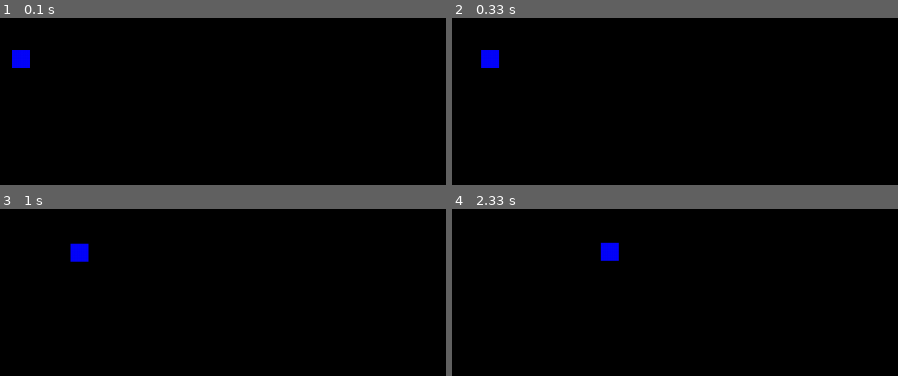
Above: before the commit, frames 1-4 (two rows, left to right).
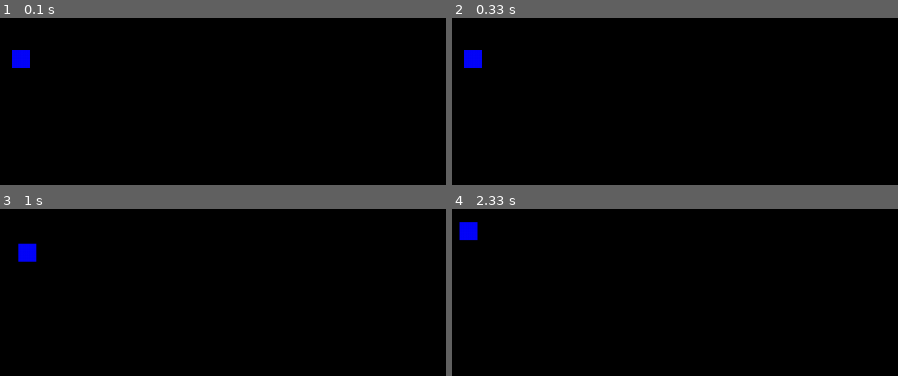
Above: after the commit, the same moments.

Repository: rukarangi/PygamePhysics
Game: pygame game, started from game.py
The game is run twice, just before and just after one commit, with the same random seed, the same clock (stepped at 60 frames per second) and the same inputs.
Inputs (mouse positions are in pixels of both pictures, inside the frame that each line leads up to):
- Up to frame 1 (0.1 s): no input
- Up to frame 2 (0.33 s): no input
- Up to frame 3 (1 s): press the mouse at (outside the picture) at 0.37 s; move the mouse to (outside the picture) at 0.47 s; release the mouse at (outside the picture) at 0.6 s; press the mouse at (outside the picture) at 0.7 s; move the mouse to (outside the picture) at 0.8 s; release the mouse at (338, 242) at 0.93 s
- Up to frame 4 (2.33 s): press the mouse at (outside the picture) at 1.03 s; move the mouse to (outside the picture) at 1.13 s; release the mouse at (outside the picture) at 1.27 s; press the mouse at (outside the picture) at 1.37 s; move the mouse to (outside the picture) at 1.47 s; release the mouse at (804, 264) at 1.6 s; press the mouse at (outside the picture) at 1.7 s; move the mouse to (outside the picture) at 1.8 s; release the mouse at (outside the picture) at 1.93 s; press the mouse at (outside the picture) at 2.03 s; move the mouse to (outside the picture) at 2.13 s; release the mouse at (outside the picture) at 2.27 s

Frame 1 is identical in both runs. In frame 2, 0.9% of the frame differs, in the area x 2-11%, y 19-30%; in frame 3, 1.0%, in the area x 4-20%, y 20-32%; in frame 4, 1.0%.

Commit message:
Added aiming squares and angle text

Diff:
--- a/game.py
+++ b/game.py
@@ -14,9 +14,12 @@
 testx = 500
 testy = 850
 testRect = pygame.Rect(testx,testy,20,20)
+mouseRect1 = pygame.Rect(-100,-100,20,20)
+mouseRect2 = pygame.Rect(-100,-100,20,20)
+angleInfoRect = pygame.Rect(-100,-100,20,20)
 dirtyRects = []
 
-xModifier = 10
+xModifier = 0
 yModifier = 0
 
 gravity = 0.01
@@ -34,7 +37,11 @@
 mouseDistance = 0
 
 throw = False
+aiming = False
 throwMult = 3
+
+font = pygame.font.SysFont("Arial", 20)
+
 
 while running:
 	framecounter += 1
@@ -47,18 +54,40 @@
 			mouseStartx = event.pos[0]
 			mouseStarty = event.pos[1]
 
-			print(mouseStartx, mouseStarty)
+			aiming = True
+
+			#print(mouseStartx, mouseStarty)
 
 		if event.type == pygame.MOUSEBUTTONUP:
 			mouseEndx = event.pos[0]
 			mouseEndy = event.pos[1]
 
 			throw = True
+			aiming = False
 
 			#print(mouseEndx, mouseEndy)
 
 	# Mouse angle, distance 180/pi
 	# math.atan(y dist / x dist)
+
+	if aiming:
+		mouseCurrentx = pygame.mouse.get_pos()[0]
+		mouseCurrenty = pygame.mouse.get_pos()[1]
+
+		mouseDistancexD = (mouseStartx - mouseCurrentx) if (mouseStartx - mouseCurrentx) != 0 else 1
+		mouseDistanceyD = (mouseStarty - mouseCurrenty)
+
+		mouseAngleD = math.atan(mouseDistanceyD / mouseDistancexD) * (180/math.pi) * -1
+		mouseDistanceD = math.sqrt(abs(mouseDistancexD ** 2) + abs(mouseDistanceyD ** 2))
+
+		dirtyRects.append(mouseRect1)
+		dirtyRects.append(mouseRect2)
+		dirtyRects.append(angleInfoRect)
+
+		mouseRect1 = pygame.Rect(mouseStartx, mouseStarty, 20, 20)
+		mouseRect2 = pygame.Rect(mouseCurrentx, mouseCurrenty, 20, 20)
+		angleInfoRect = pygame.Rect(mouseStartx + 50, mouseStarty, 100, 100)
+		text = font.render(str(math.floor(mouseAngleD)), False, (255,255,255))
 
 	if throw:
 		mouseDistancex = (mouseStartx - mouseEndx) if (mouseStartx - mouseEndx) != 0 else 1
@@ -72,8 +101,8 @@
 		mouseDistance = math.sqrt(abs(mouseDistancex ** 2) + abs(mouseDistancey ** 2))
 		#print(mouseDistance)
 
-		xModifier += (mouseDistancex / mouseDistance) * throwMult
-		yModifier += (mouseDistancey / mouseDistance) * throwMult
+		xModifier += (mouseDistancex / mouseDistance) * throwMult * (abs(mouseDistance)/200)
+		yModifier += (mouseDistancey / mouseDistance) * throwMult * (abs(mouseDistance)/200)
 
 		#xModifier += math.sin(90 - mouseAngle)
 		#yModifier += math.cos(90 - mouseAngle)
@@ -92,6 +121,16 @@
 	testRect = pygame.Rect(testx,testy,20,20)
 
 	pygame.draw.rect(screen, (5,5,250), testRect)
+
+	if aiming:
+		dirtyRects.append(mouseRect1)
+		dirtyRects.append(mouseRect2)
+		dirtyRects.append(angleInfoRect)
+		pygame.draw.rect(screen, (255,255,255), mouseRect1)
+		pygame.draw.rect(screen, (255,255,255), mouseRect2)
+		screen.blit(text, angleInfoRect)
+
+	#print(aiming)
 
 	# Modifiers
 
